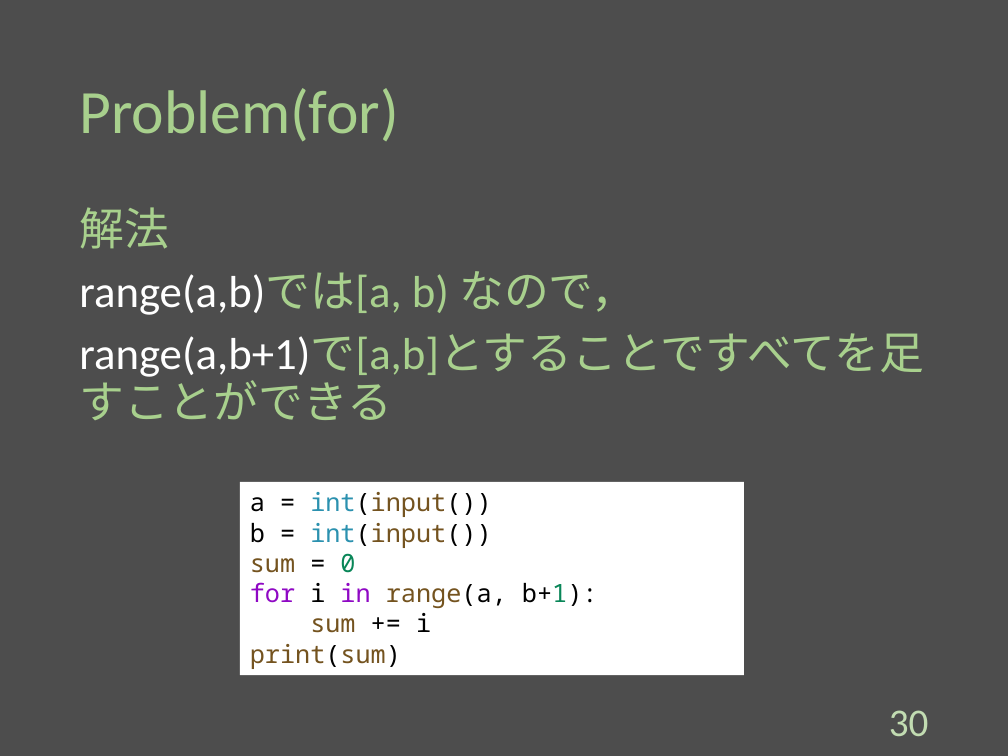
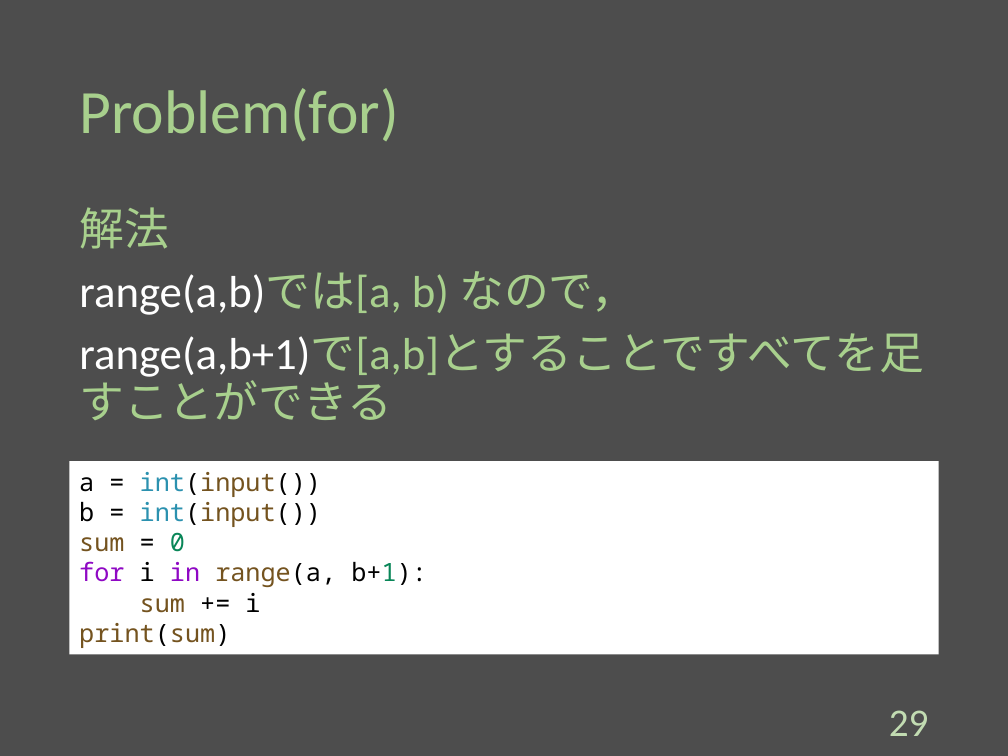
Before and after one commit to Melbeck777/program_seminar, a slide deck: slide 30 of ProgramSlide.pptx (slide 31 before the commit). Drawn at 1008x756 pixels with LibreOffice and Linux fonts; fonts in the diff are those of the drawing. Boxes give left, top, right and bottom in pixels: in the first picture for what was removed or moved away, otherwise in the second. Text is boxed around its words. In the diff, an @@ line names an element or a change of style, - is before the commit and + after.

```diff
--- a/ProgramSlide.pptx
+++ b/ProgramSlide.pptx
@@ rectangle "a = int(input())": place and size @@
-rectangle "a = int(input())" at (240, 482, 744, 675)
+rectangle "a = int(input())" at (70, 461, 938, 654)
@@ page number at (889, 710, 929, 736): text changed @@
-30
+29
```
Also in this commit, not shown: 15 other slides changed, 1 slide removed.
